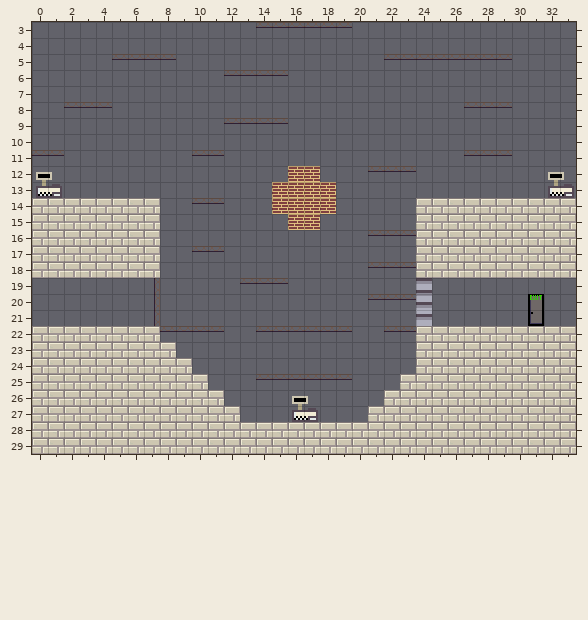
Tiled map (JSON): assets/levels/level_shipyard.json. That is the earlier state.
Cells are 16x16 px. Shown: x 0..33, y 3..29.
And afterwards:
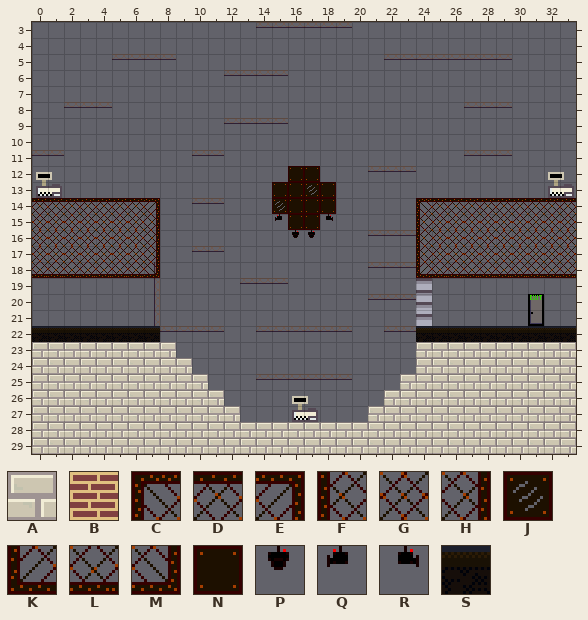
Key: from "PH_tiles": A 0, B 1; from "tiles_final": C 6, D 7, E 8, F 21, G 22, H 23, J 35, K 36, L 37, M 38, N 50, P 52, Q 53, R 53 flipped left-right, S 135.
_ is an empty cell, . an unchanged one.
Change:
--- layer "Solid"
@@ x 0..33 @@
-12 ................BB................
-13 ...............BBBB...............
-14 AAAAAAAA.......BBBB.....AAAAAAAAAA
-15 AAAAAAAA......._BB_.....AAAAAAAAAA
-16 AAAAAAAA........__......AAAAAAAAAA
-17 AAAAAAAA................AAAAAAAAAA
-18 AAAAAAAA................AAAAAAAAAA
+12 ................NN................
+13 ...............NNJN...............
+14 DDDDDDDE.......JNNN.....CDDDDDDDDD
+15 GGGGGGGH.......QNNR.....FGGGGGGGGG
+16 GGGGGGGH........PP......FGGGGGGGGG
+17 GGGGGGGH................FGGGGGGGGG
+18 LLLLLLLM................KLLLLLLLLL
@@ x 0..33 @@
-22 AAAAAAAA................AAAAAAAAAA
+22 SSSSSSSS................SSSSSSSSSS
Where, in picture pixels (left, top, right, bottom), the same in both pictures:
changed: (272, 166, 336, 238)
changed: (32, 198, 160, 278)
changed: (416, 198, 576, 278)
changed: (32, 326, 160, 342)
changed: (416, 326, 576, 342)
